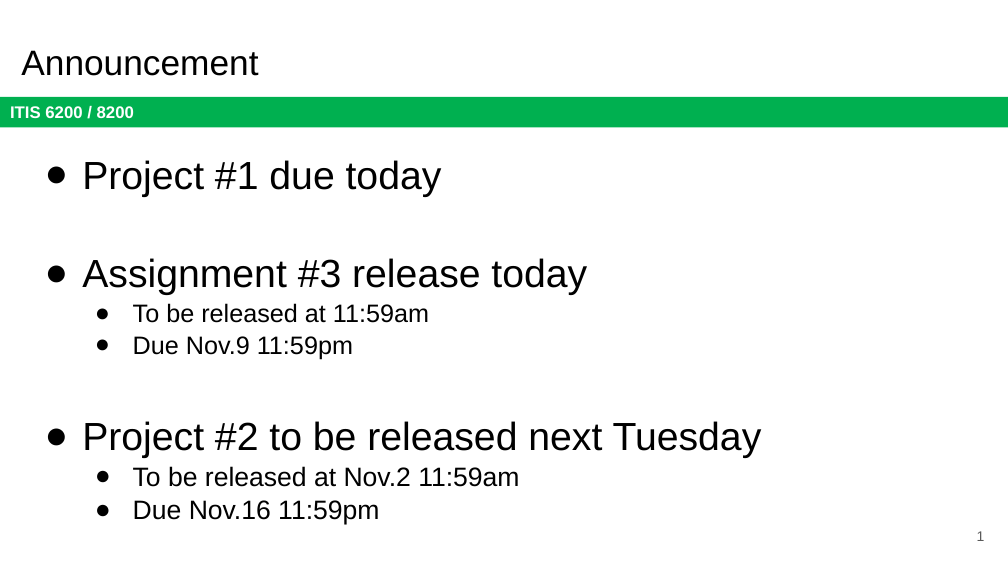
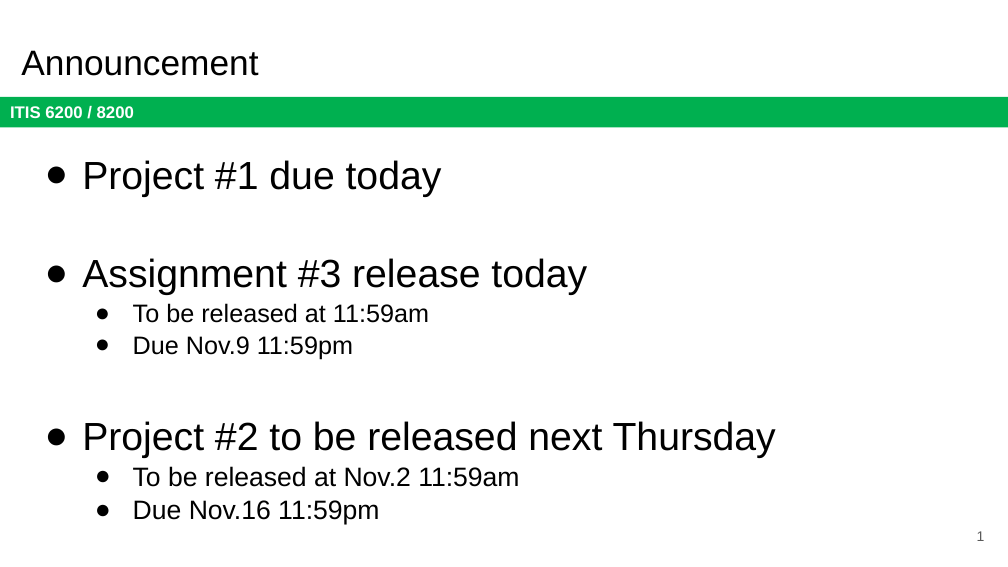
Before and after one commit to jx5c/github.io, a slide deck: slide 1 of teaching/ITIS6200/2023fa/lectures/lec14.pptx. Drawn at 1008x567 pixels with LibreOffice and Linux fonts; fonts in the diff are those of the drawing. Boxes give left, top, right and bottom in pixels: in the first picture for what was removed or moved away, otherwise in the second. Text is boxed around its words. In the diff, an @@ line names an element or a change of style, - is before the commit and + after.

```diff
--- a/teaching/ITIS6200/2023fa/lectures/lec14.pptx
+++ b/teaching/ITIS6200/2023fa/lectures/lec14.pptx
@@ text at [82,421,776,458]: text changed @@
-● Project #2 to be released next Tuesday
+● Project #2 to be released next Thursday
```
Also in this commit, not shown: 2 other files.
